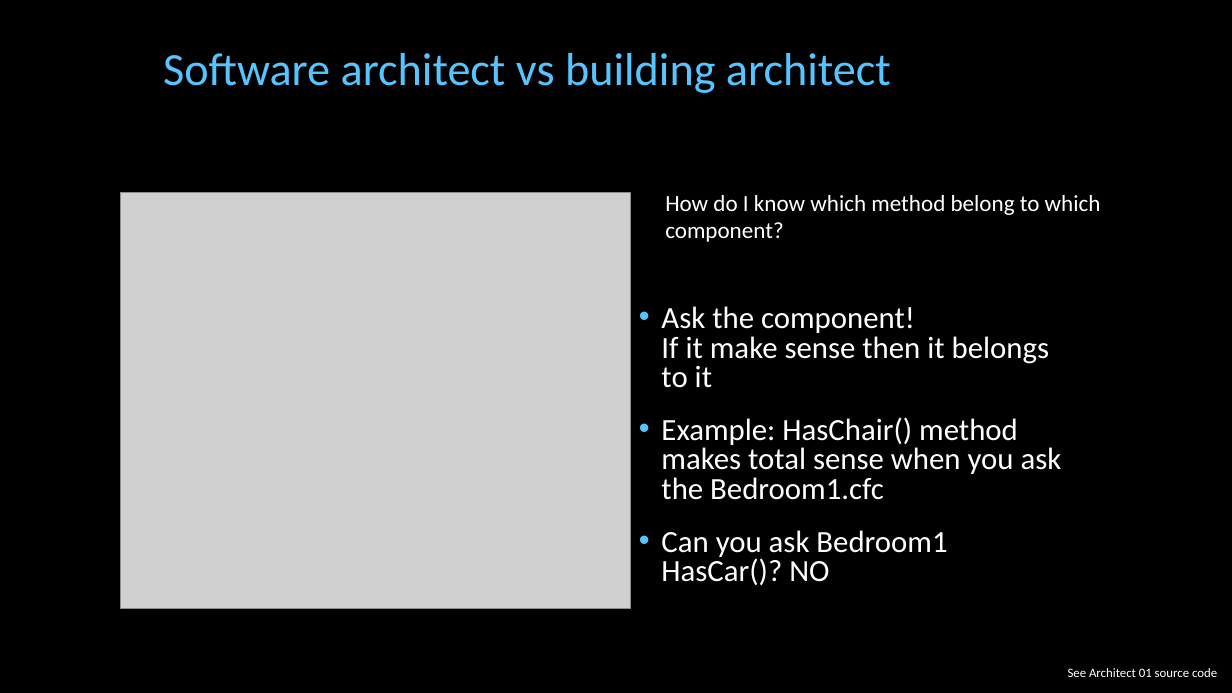
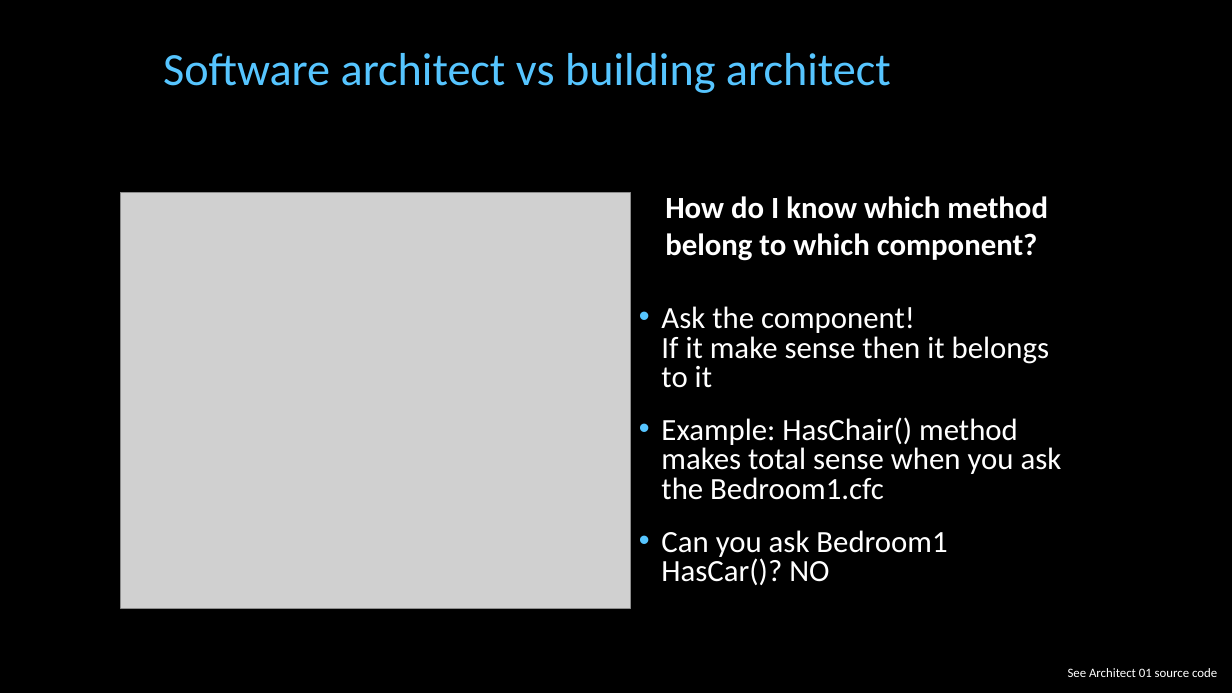
Before and after one commit to cfclick/CFSummit2016, a slide deck: slide 18 of powerpoint/architect/Architectural Perspective for ColdFusion Applications.pptx (slide 14 before the commit). Drawn at 1232x693 pixels with LibreOffice and Linux fonts; fonts in the diff are those of the drawing; grey boxes stand for pictures; background and template pictures are left out. Boxes give left, top, right and bottom in pixels: in the first picture for what was removed or moved away, otherwise in the second. Text is boxed around its words. In the diff, an @@ line names an element or a change of style, - is before the commit and + after.

```diff
--- a/powerpoint/architect/Architectural Perspective for ColdFusion Applications.pptx
+++ b/powerpoint/architect/Architectural Perspective for ColdFusion Applications.pptx
@@ text "How do I know which ..." at (x1=665, y1=196, x2=1048, y2=261): size 18 to 24 pt, bold on @@
```
Also in this commit, not shown: 13 other slides changed, 6 slides added, 3 slides removed, 9 other files.
